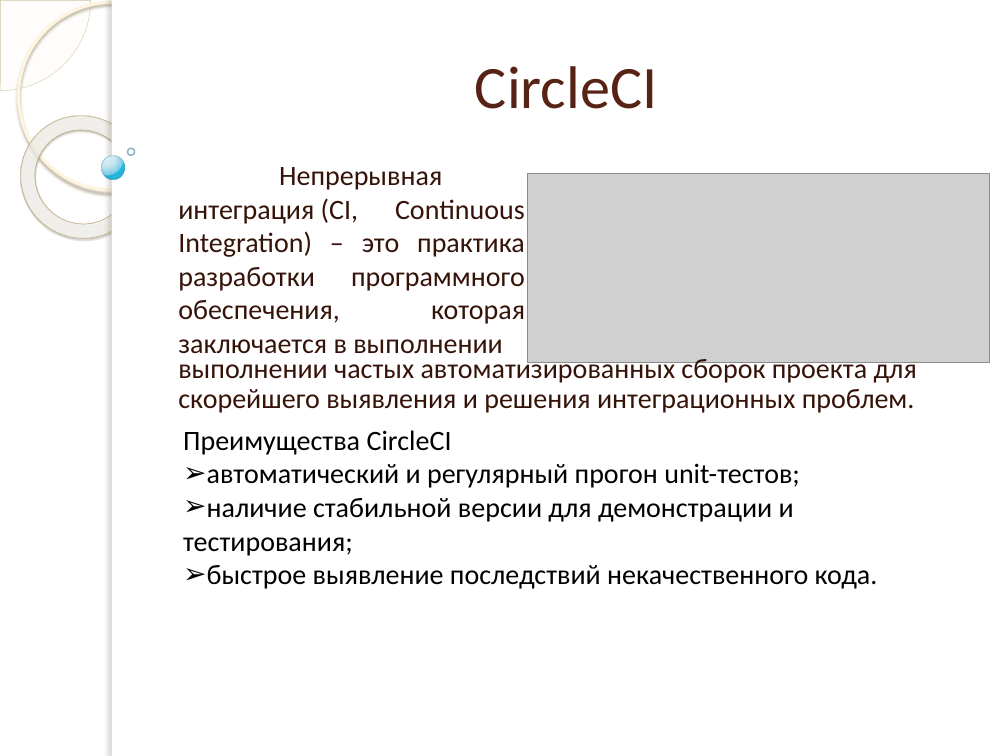
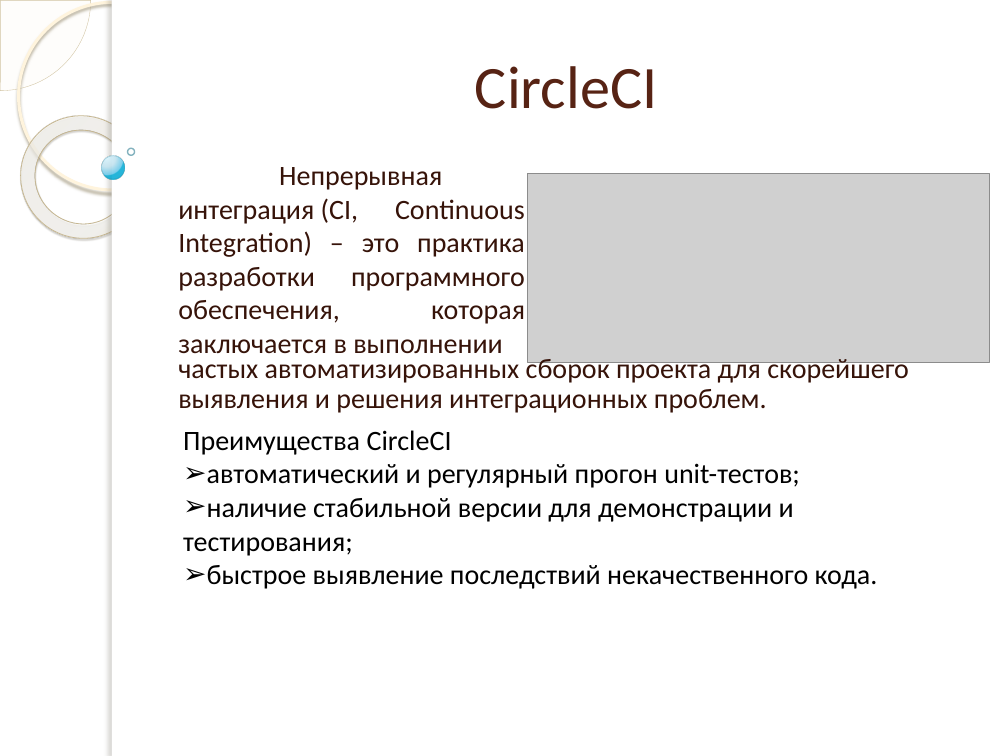
Before and after one commit to TatsianaKazachenka/HeadHunter, a slide deck: slide 7 of documentation/диплом.pptx. Drawn at 1008x756 pixels with LibreOffice and Linux fonts; fonts in the diff are those of the drawing; grey boxes stand for pictures; background and template pictures are left out. Boxes give left, top, right and bottom in pixels: in the first picture for what was removed or moved away, otherwise in the second. Text is boxed around its words. In the diff, an @@ line names an element or a change of style, - is before the commit and + after.

```diff
--- a/documentation/диплом.pptx
+++ b/documentation/диплом.pptx
@@ text at (178,355,909,413): text changed @@
-выполнении частых автоматизированных сборок проекта для скорейшего выявления и решения интеграционных проблем.
+частых автоматизированных сборок проекта для скорейшего выявления и решения интеграционных проблем.
```
Also in this commit, not shown: 5 other slides changed, 5 other files.
